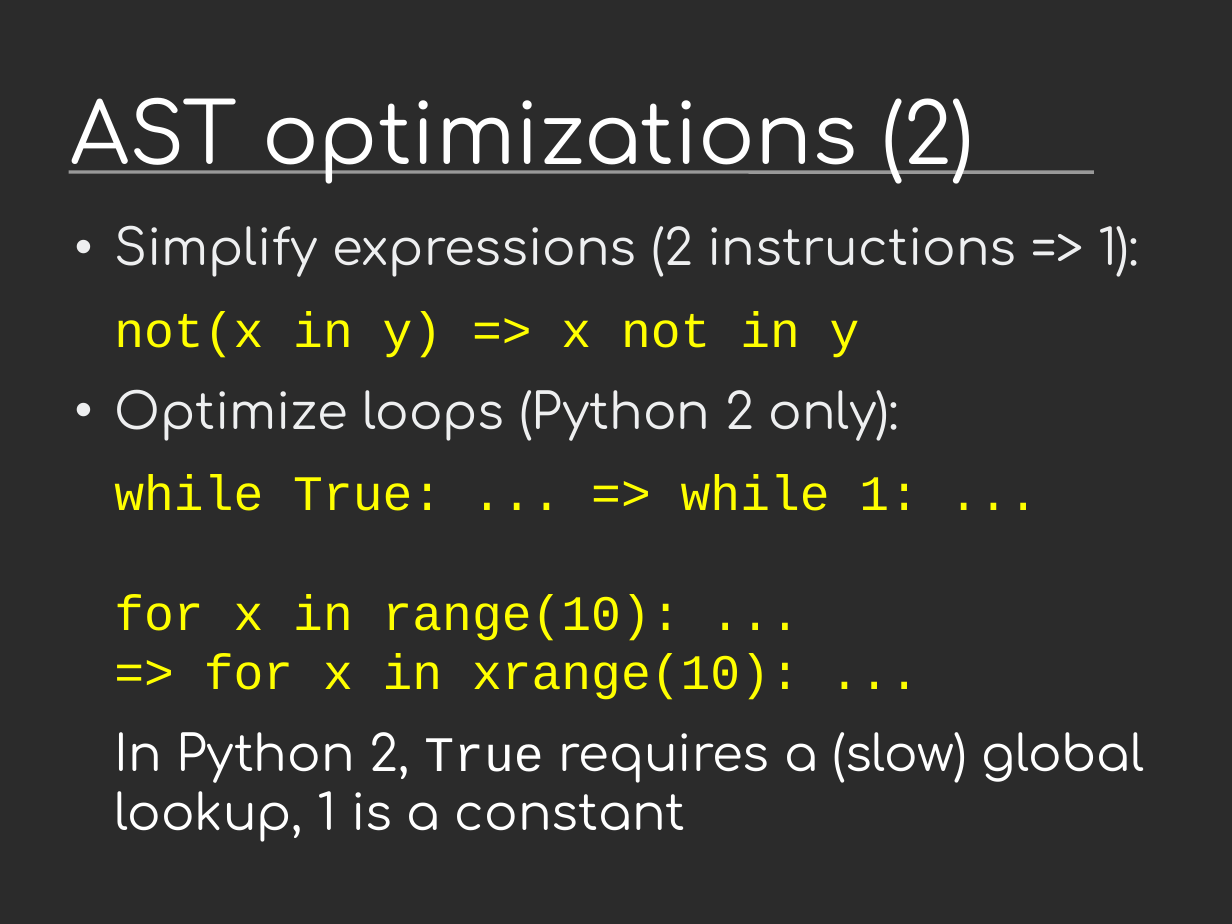
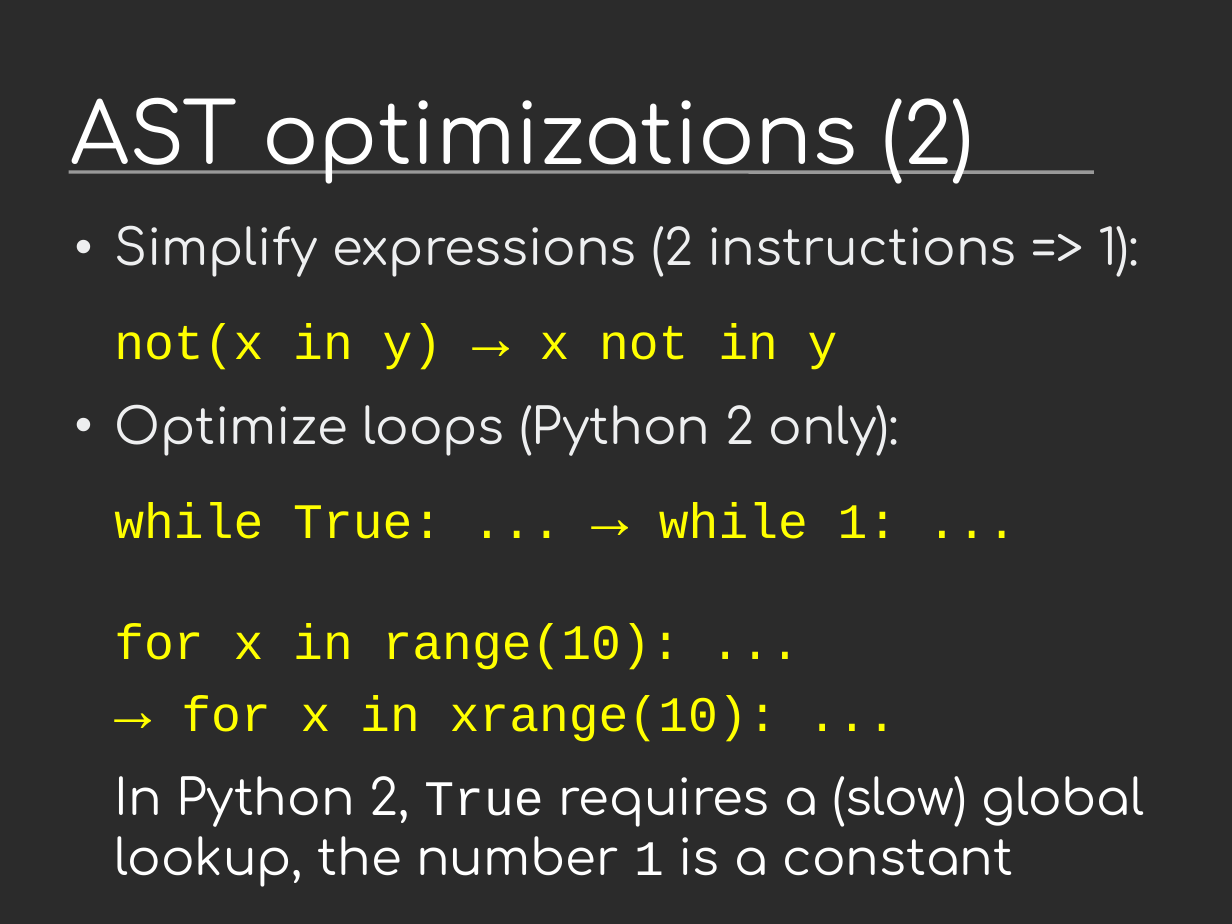
Before and after one commit to vstinner/talks, a slide deck: slide 12 of 2013-FOSDEM/faster_cpython.odp (slide 10 before the commit). Drawn at 1232x924 pixels with LibreOffice and Linux fonts; fonts in the diff are those of the drawing; background and template pictures are left out; a plain dark background stands for a picture behind light text. Boxes give left, top, right and bottom in pixels: in the first picture for what was removed or moved away, otherwise in the second. Text is boxed around its words. In the diff, an @@ line names an element or a change of style, - is before the commit and + after.

```diff
--- a/2013-FOSDEM/faster_cpython.odp
+++ b/2013-FOSDEM/faster_cpython.odp
@@ text at (114, 324, 838, 370): text changed @@
-not(x in y) => x not in y
+not(x in y) → x not in y
@@ text at (114, 502, 1144, 887): text changed @@
-while True: ... => while 1: ...
-for x in range(10): ...
-=> for x in xrange(10): ...
-In Python 2, True requires a (slow) global lookup, 1 is a constant
+while True: ... → while 1: ...
+for x in range(10): ...
+→ for x in xrange(10): ...
+In Python 2, True requires a (slow) global lookup, the number 1 is a constant
```
Also in this commit, not shown: 14 other slides changed, 5 slides added, 1 other file.
